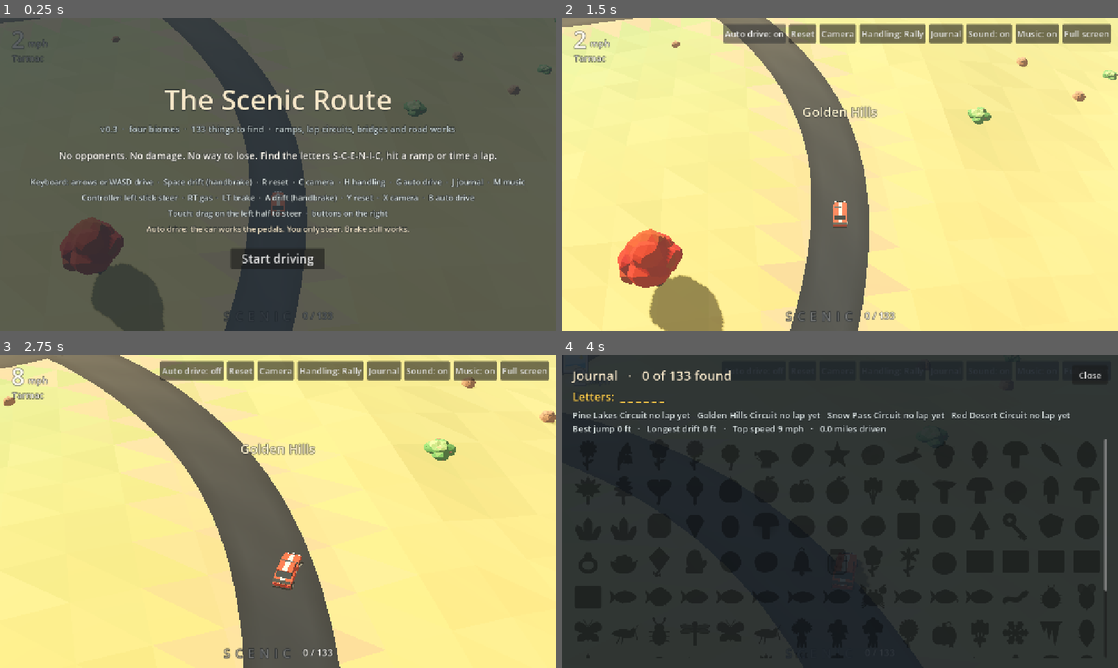
Above: before the commit, frames 1-4 (two rows, left to right).
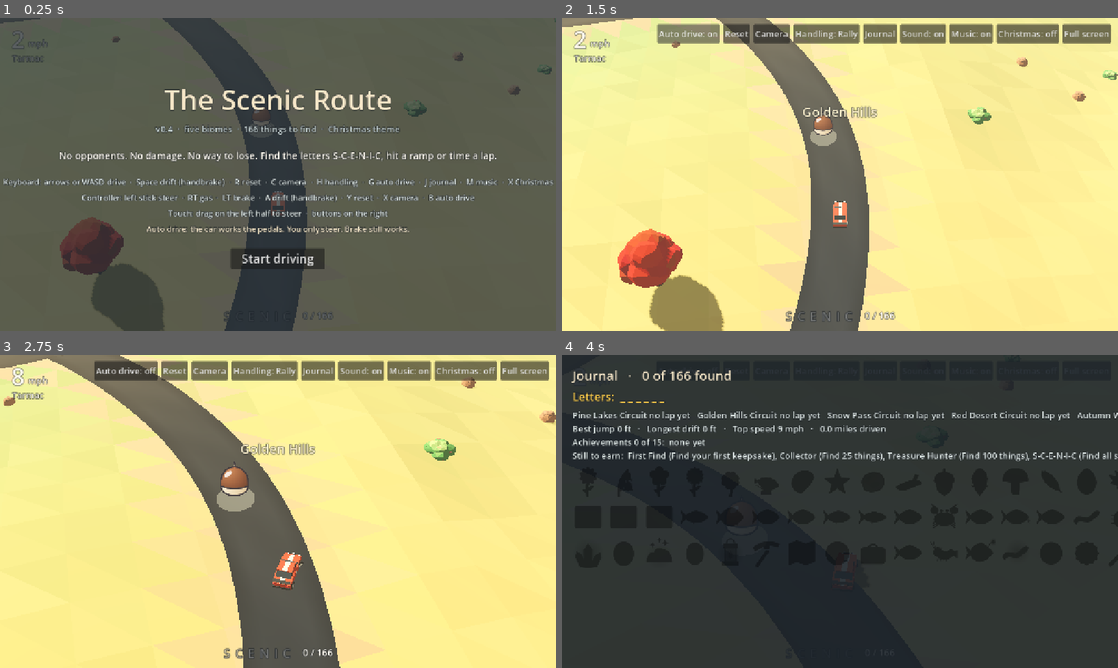
Above: after the commit, the same moments.

Repository: bclark10121-cloud/the-scenic-route
Game: Godot game, scene res://main.tscn
The game is run twice, just before and just after one commit, with the same random seed, the same clock (stepped at 60 frames per second) and the same inputs.
Inputs (mouse positions are in pixels of both pictures, inside the frame that each line leads up to):
- Up to frame 1 (0.25 s): no input
- Up to frame 2 (1.5 s): click "Start driving" at 0.5 s; click "Auto drive: off" at 1.25 s
- Up to frame 3 (2.75 s): tap Enter (start) at 2 s; move the mouse to (400, 495) at 2.02 s; hold D (steer_right) from 2.03 s (still down); hold G (auto) from 2.03 s (still down); click (400, 495) at 2.17 s; tap C (cam) at 2.3 s
- Up to frame 4 (4 s): release D (steer_right) at 2.75 s; release G (auto) at 2.75 s; drag from (728, 527) to (812, 574) at 2.77 s; move the mouse to (895, 442) at 3.52 s; hold D (steer_right) from 3.53 s (still down); hold Space (hand) from 3.53 s (still down); tap J (journal) at 3.8 s

The runs differ from the first frame. In frame 1, 1.8% of the frame differs, in the area x 0-100%, y 29-96%; in frame 2, 2.2%; in frame 3, 2.6%, in the area x 17-90%, y 1-97%; in frame 4, 2.0%.

Commit message:
v0.4.0: Autumn Woods, broken bridges, achievements, Christmas theme
Fifth biome with 33 more finds (166), a Patch.gg song and a lap circuit.
Four broken bridges to jump, 15 achievements and a Christmas theme toggle.
Backlog gains Brian's car requests and a list of ideas to choose from.

Co-Authored-By: Claude Fable 5.2 <noreply@anthropic.com>
Claude-Session: https://claude.ai/code/session_0117TTYBK9WeMkHugLJnrb6q

Diff:
--- a/data/finds.json
+++ b/data/finds.json
@@ -540,6 +540,171 @@
 "id": "shrimp",
 "name": "Glass Shrimp",
 "biome": 3
+},
+{
+"id": "lanternfish",
+"name": "Lantern Fish",
+"biome": 4
+},
+{
+"id": "ghosteel",
+"name": "Ghost Eel",
+"biome": 4
+},
+{
+"id": "p_button",
+"name": "Lost Button",
+"biome": 4
+},
+{
+"id": "p_cap",
+"name": "Bottle Cap",
+"biome": 4
+},
+{
+"id": "p_stick",
+"name": "Perfect Stick",
+"biome": 4
+},
+{
+"id": "p_toy",
+"name": "Squeaky Toy",
+"biome": 4
+},
+{
+"id": "p_paw",
+"name": "Paw Print Stone",
+"biome": 4
+},
+{
+"id": "w_rabbit",
+"name": "Meadow Rabbit",
+"biome": 4
+},
+{
+"id": "w_squirrel",
+"name": "Red Squirrel",
+"biome": 4
+},
+{
+"id": "w_frog",
+"name": "Pond Frog",
+"biome": 4
+},
+{
+"id": "w_heron",
+"name": "Grey Heron",
+"biome": 4
+},
+{
+"id": "w_gull",
+"name": "Sea Gull",
+"biome": 4
+},
+{
+"id": "w_deer",
+"name": "Autumn Deer",
+"biome": 4
+},
+{
+"id": "w_fox",
+"name": "Russet Fox",
+"biome": 4
+},
+{
+"id": "w_owl",
+"name": "Wood Owl",
+"biome": 4
+},
+{
+"id": "w_hare",
+"name": "Snow Hare",
+"biome": 4
+},
+{
+"id": "w_ibex",
+"name": "Mountain Ibex",
+"biome": 4
+},
+{
+"id": "w_lizard",
+"name": "Sun Lizard",
+"biome": 4
+},
+{
+"id": "w_runner",
+"name": "Roadrunner",
+"biome": 4
+},
+{
+"id": "w_bat",
+"name": "Cave Bat",
+"biome": 4
+},
+{
+"id": "w_sala",
+"name": "Glow Salamander",
+"biome": 4
+},
+{
+"id": "p_leaf",
+"name": "Autumn Leaves",
+"biome": 4
+},
+{
+"id": "p_mushroom",
+"name": "Mushroom Patch",
+"biome": 4
+},
+{
+"id": "p_pumpkin",
+"name": "Pumpkin Lantern",
+"biome": 4
+},
+{
+"id": "p_apple",
+"name": "Red Apple",
+"biome": 4
+},
+{
+"id": "p_feather",
+"name": "Grey Feather",
+"biome": 4
+},
+{
+"id": "p_lantern",
+"name": "Pole Lantern",
+"biome": 4
+},
+{
+"id": "p_basket",
+"name": "Harvest Basket",
+"biome": 4
+},
+{
+"id": "p_owl",
+"name": "Barn Owl",
+"biome": 4
+},
+{
+"id": "p_fox",
+"name": "Fox",
+"biome": 4
+},
+{
+"id": "p_hedgehog",
+"name": "Hedgehog",
+"biome": 4
+},
+{
+"id": "p_corn",
+"name": "Corn Stalks",
+"biome": 4
+},
+{
+"id": "p_campfire",
+"name": "Campfire",
+"biome": 4
 }
 ]
 }
--- a/project.godot
+++ b/project.godot
@@ -3,7 +3,7 @@
 
 [application]
 config/name="The Scenic Route"
-config/version="0.3.0"
+config/version="0.4.0"
 run/main_scene="res://main.tscn"
 config/features=PackedStringArray("4.6", "GL Compatibility")
 config/icon="res://icon.png"
--- a/scripts/car.gd
+++ b/scripts/car.gd
@@ -107,6 +107,27 @@
 	skid.volume_db = -60.0
 	add_child(skid)
 
+var _hat: Node3D
+
+## A Santa hat on the roof for the Christmas theme.
+func set_hat(on: bool) -> void:
+	if _hat == null and on:
+		_hat = Node3D.new()
+		_hat.position = Vector3(0, 1.36, -0.2)
+		for part in [[0.46, 0.5, 0.16, Color("f6f3ee"), 0.08, 0.0], [0.05, 0.42, 0.7, Color("d42a2a"), 0.5, 0.0], [0.14, 0.14, 0.24, Color("f6f3ee"), 0.92, 0.0]]:
+			var mi := MeshInstance3D.new()
+			var cm := CylinderMesh.new()
+			cm.top_radius = part[0]; cm.bottom_radius = part[1]; cm.height = part[2]; cm.radial_segments = 10; cm.rings = 1
+			mi.mesh = cm
+			var m := StandardMaterial3D.new()
+			m.albedo_color = part[3]
+			mi.material_override = m
+			mi.position.y = part[4]
+			_hat.add_child(mi)
+		shell.add_child(_hat)
+	if _hat != null:
+		_hat.visible = on
+
 func start_sound() -> void:
 	if not engine.playing:
 		engine.play()
--- a/scripts/hud.gd
+++ b/scripts/hud.gd
@@ -9,6 +9,7 @@
 signal sound_pressed
 signal auto_pressed
 signal music_pressed
+signal xmas_pressed
 signal journal_pressed
 
 var touch_on := false      # set once a finger touches the screen
@@ -25,6 +26,7 @@
 var _sound_btn: Button
 var _auto_btn: Button
 var _music_btn: Button
+var _xmas_btn: Button
 var _finds: Label
 var _letters: Array[Label] = []
 var _msg: Label
@@ -69,6 +71,7 @@
 	_btn("Journal", func(): journal_pressed.emit())
 	_sound_btn = _btn("Sound: on", func(): sound_pressed.emit())
 	_music_btn = _btn("Music: on", func(): music_pressed.emit())
+	_xmas_btn = _btn("Christmas: off", func(): xmas_pressed.emit())
 	_full_btn = _btn("Full screen", _toggle_full)
 	_bar.visible = false
 
@@ -117,11 +120,11 @@
 	box.alignment = BoxContainer.ALIGNMENT_CENTER
 	box.add_theme_constant_override("separation", 10)
 	box.add_child(_centered("The Scenic Route", 64, Color("f6e7c8")))
-	box.add_child(_centered("v0.3  ·  four biomes  ·  133 things to find  ·  ramps, lap circuits, bridges and road works", 20, Color("c9d6d6")))
+	box.add_child(_centered("v0.4  ·  five biomes  ·  166 things to find  ·  Christmas theme", 20, Color("c9d6d6")))
 	box.add_child(_centered(" ", 8, Color.WHITE))
 	box.add_child(_centered("No opponents. No damage. No way to lose. Find the letters S-C-E-N-I-C, hit a ramp or time a lap.", 22, Color("fffaf0")))
 	box.add_child(_centered(" ", 8, Color.WHITE))
-	box.add_child(_centered("Keyboard: arrows or WASD drive  ·  Space drift (handbrake)  ·  R reset  ·  C camera  ·  H handling  ·  G auto drive  ·  J journal  ·  M music", 18, Color("dfe8e6")))
+	box.add_child(_centered("Keyboard: arrows or WASD drive  ·  Space drift (handbrake)  ·  R reset  ·  C camera  ·  H handling  ·  G auto drive  ·  J journal  ·  M music  ·  X Christmas", 18, Color("dfe8e6")))
 	box.add_child(_centered("Controller: left stick steer  ·  RT gas  ·  LT brake  ·  A drift (handbrake)  ·  Y reset  ·  X camera  ·  B auto drive", 18, Color("dfe8e6")))
 	box.add_child(_centered("Touch: drag on the left half to steer  ·  buttons on the right", 18, Color("dfe8e6")))
 	box.add_child(_centered("Auto drive: the car works the pedals. You only steer. Brake still works.", 18, Color("f6e7c8")))
@@ -177,6 +180,9 @@
 func set_lap(text: String) -> void:
 	if _lap.text != text:
 		_lap.text = text
+
+func set_xmas(on: bool) -> void:
+	_xmas_btn.text = "Christmas: on" if on else "Christmas: off"
 
 func set_music(on: bool) -> void:
 	_music_btn.text = "Music: on" if on else "Music: off"
--- a/scripts/main.gd
+++ b/scripts/main.gd
@@ -25,8 +25,10 @@
 		"bg": Color("e4edf5"), "fog": Color("e6eef4"), "amb": Color("c6d2e2"), "road": Car.SNOW, "off": Car.DEEP_SNOW, "rc": [Color("aab6c4"), Color("98a6b6")]},
 	{"name": "Red Desert", "music": "desert", "g1": Color("e2a66a"), "g2": Color("ecb97a"), "dry": Color("d9925c"), "shoulder": Color("cf9a66"),
 		"bg": Color("f7dcb4"), "fog": Color("f3dcbd"), "amb": Color("e0c8aa"), "road": Car.GRAVEL, "off": Car.SAND, "rc": [Color("b9794a"), Color("a2673d")]},
+	{"name": "Autumn Woods", "music": "autumn", "g1": Color("b9853c"), "g2": Color("cb9c48"), "dry": Color("a6713a"), "shoulder": Color("9a7652"),
+		"bg": Color("f0d9b8"), "fog": Color("ecd6b6"), "amb": Color("d8c0a0"), "road": Car.GRAVEL, "off": Car.GRASS, "rc": [Color("d2b083"), Color("b6946a")]},
 ]
-const BIOMES := 4
+const BIOMES := 5
 
 var H := PackedFloat32Array()   # heights, (N+1) x (N+1)
 var C := PackedColorArray()     # ground colour at each height point
@@ -36,7 +38,20 @@
 var reach := PackedByteArray()  # coarse grid of ground the car can get to
 var finds: Array = []
 var found_ids := {}
-var biome_spot := [[0, 0], [0, 0], [0, 0], [0, 0]]
+var biome_spot := [[0, 0], [0, 0], [0, 0], [0, 0], [0, 0]]
+const ACH := [
+	["first", "First Find", "Find your first keepsake"], ["finds25", "Collector", "Find 25 things"], ["finds100", "Treasure Hunter", "Find 100 things"],
+	["letters", "S-C-E-N-I-C", "Find all six letters"], ["tour", "Grand Tour", "Visit every biome"], ["jump30", "Air Time", "Jump 30 feet"],
+	["jump60", "Flying Machine", "Jump 60 feet"], ["bridge", "Mind the Gap", "Jump a broken bridge"], ["drift150", "Sideways", "Drift 150 feet"],
+	["lap", "Lap One", "Finish a lap on any circuit"], ["laps", "Circuit Master", "Set a lap on every circuit"], ["speed60", "Mile a Minute", "Reach 60 mph"],
+	["miles5", "Road Tripper", "Drive 5 miles"], ["swim", "Wrong Turn", "Drive into a lake"], ["xmas", "Festive", "Turn on the Christmas theme"],
+]
+var ach := {}               # achievement id -> true
+var seen_biomes := {}
+var gap_jumps: Array = []   # broken bridges: the middle of each gap
+var xmas := false          # Christmas theme: snowfall, a hat on the car, red and green glows
+var snowfall: CPUParticles3D
+var glow_mats: Array = []
 var tracks: Array = []      # one lap circuit per biome: {"road", "biome", "name"}
 var best_laps := {}         # biome index as text -> seconds
 var lap_track := -1         # the circuit being timed, or -1
@@ -142,6 +157,7 @@
 	hud.sound_pressed.connect(_toggle_sound)
 	hud.auto_pressed.connect(toggle_auto)
 	hud.music_pressed.connect(toggle_music)
+	hud.xmas_pressed.connect(toggle_xmas)
 	hud.journal_pressed.connect(func(): hud.toggle_journal(finds, records_text()))
 	if _cfg.has("preset"):
 		car.preset = clampi(int(_cfg.preset), 0, Car.PRESETS.size() - 1)
@@ -154,6 +170,10 @@
 	if saved_laps is Dictionary:
 		for k in saved_laps:
 			best_laps[str(k)] = float(saved_laps[k])
+	for id in _cfg.get("ach", []):
+		ach[str(id)] = true
+	for id in _cfg.get("biomes", []):
+		seen_biomes[str(id)] = true
 	best_jump = float(_cfg.get("best_jump", 0.0))
 	best_drift = float(_cfg.get("best_drift", 0.0))
 	top_speed = float(_cfg.get("top_speed", 0.0))
@@ -166,6 +186,8 @@
 	hud.set_preset(Car.PRESETS[car.preset].name)
 	hud.set_auto(auto_drive)
 	hud.set_music(music_on)
+	xmas = bool(_cfg.get("xmas", false))
+	_apply_xmas()
 	hud.set_sound(car.sound_on)
 	_spawn()
 	_show_finds()
@@ -208,6 +230,8 @@
 	_key("start", [KEY_ENTER, KEY_SPACE], [JOY_BUTTON_A, JOY_BUTTON_START])
 	_key("journal", [KEY_J, KEY_TAB], [JOY_BUTTON_START])
 	_key("music", [KEY_M], [])
+	_key("xmas", [KEY_X], [])
+	_key("go_b5", [KEY_MINUS])
 	_key("go1", [KEY_1]); _key("go2", [KEY_2]); _key("go3", [KEY_3]); _key("go4", [KEY_4])
 	_key("go9", [KEY_9]); _key("go0", [KEY_0])
 	_key("go5", [KEY_5]); _key("go6", [KEY_6]); _key("go7", [KEY_7]); _key("go8", [KEY_8])
@@ -306,6 +330,11 @@
 		toggle_auto()
 	elif e.is_action_pressed("journal"):
 		hud.toggle_journal(finds, records_text())
+	elif e.is_action_pressed("xmas"):
+		toggle_xmas()
+	elif e.is_action_pressed("go_b5"):   # test key: to the fifth biome
+		resets += 1
+		_place_on_road(biome_spot[4][0], biome_spot[4][1])
 	elif e.is_action_pressed("music"):
 		toggle_music()
 	else:
@@ -319,7 +348,7 @@
 		elif e.is_action_pressed("go0") and not works.is_empty():   # test key 0: to the first road works
 			resets += 1
 			_place_on_road(works[0][0], maxi(works[0][1] - 14, 0))
-		for b in BIOMES:   # test keys 1 to 4: jump to a road in each biome
+		for b in 4:   # test keys 1 to 4: jump to a road in each biome
 			if e.is_action_pressed("go%d" % (b + 1)):
 				resets += 1
 				_place_on_road(biome_spot[b][0], biome_spot[b][1])
@@ -331,12 +360,13 @@
 # ---------- biomes ----------
 
 ## How much of each biome a spot is: x Pine Lakes, y Golden Hills, z Snow Pass, w Red Desert. They add up to 1.
-func biome_w(x: float, z: float) -> Vector4:
+func biome_w(x: float, z: float) -> PackedFloat32Array:
 	var n := noise2.get_noise_2d(x * 0.25 + 700.0, z * 0.25 - 300.0) * 70.0
 	var ws := smoothstep(-150.0, -270.0, z + n)
 	var wd := smoothstep(400.0, 520.0, z + n)
-	var wp := (1.0 - ws - wd) * smoothstep(70.0, -70.0, x + n * 0.8)
-	return Vector4(wp, 1.0 - ws - wd - wp, ws, wd)
+	var wa := (1.0 - ws - wd) * smoothstep(380.0, 500.0, x - n * 0.8)   # autumn woods in the east
+	var wp := (1.0 - ws - wd - wa) * smoothstep(70.0, -70.0, x + n * 0.8)
+	return PackedFloat32Array([wp, 1.0 - ws - wd - wa - wp, ws, wd, wa])
 
 func biome_at(x: float, z: float) -> int:
 	var w := biome_w(x, z)
@@ -350,7 +380,7 @@
 	var w := biome_w(x, z)
 	var n := noise.get_noise_2d(x, z)
 	var d := noise2.get_noise_2d(x, z)
-	var h := w.x * (n * 11.0 - 1.0 + d * 1.2) + w.y * (n * 15.0 + 4.0 + d * 1.8) + w.z * (n * 19.0 + 27.0 + d * 2.6) + w.w * (n * 8.0 + 7.0 + absf(d) * 7.0)
+	var h := w[4] * (n * 13.0 + 5.0 + d * 2.0) + w[0] * (n * 11.0 - 1.0 + d * 1.2) + w[1] * (n * 15.0 + 4.0 + d * 1.8) + w[2] * (n * 19.0 + 27.0 + d * 2.6) + w[3] * (n * 8.0 + 7.0 + absf(d) * 7.0)
 	var edge := maxf(absf(x), absf(z)) - (SIZE / 2.0 - 60.0)
 	if edge > 0.0:
 		h += edge * edge * 0.012   # hills ring the world
@@ -418,7 +448,7 @@
 	# a long bend out through the desert and back
 	_add_road(_catmull(PackedVector2Array([ctrl[3], Vector2(340, 570), Vector2(210, 700), Vector2(0, 745), Vector2(-220, 695), Vector2(-345, 570), ctrl[6]]), false), 3.8, false)
 	# a lap circuit in each biome, with a short link road to the nearest main road
-	var centres := [Vector2(-200, 170), Vector2(210, 190), Vector2(0, -660), Vector2(0, 600)]
+	var centres := [Vector2(-200, 170), Vector2(210, 190), Vector2(0, -660), Vector2(0, 600), Vector2(672, 80)]
 	for b in BIOMES:
 		var cc := PackedVector2Array()
 		for i in 10:
@@ -663,7 +693,7 @@
 		var p: PackedVector2Array = r.p
 		var n := p.size()
 		var hw: float = r.hw
-		var lift := 0.04 + 0.015 * ri if ri < 4 else (0.1 if ri < 8 else 0.115)
+		var lift := 0.04 + 0.015 * ri if ri < 4 else (0.1 if ri < 4 + BIOMES else 0.115)
 		var offs := [-1.0, -0.55, 0.0, 0.55, 1.0]
 		var st := SurfaceTool.new()
 		st.begin(Mesh.PRIMITIVE_TRIANGLES)
@@ -772,19 +802,19 @@
 		var solid := 0.0
 		var sc := Vector3.ONE
 		if roll < 0.06:
-			kind = ["rock", "rock_sand", "rock_ice", "rock_sand"][b]
+			kind = ["rock", "rock_sand", "rock_ice", "rock_sand", "rock"][b]
 			var rs := lerpf(0.8, 2.4, s)
 			sc = Vector3(rs * 1.3, rs, rs * 1.3)
 			solid = rs * 0.55
 			y -= 0.12 * rs
 		elif roll < 0.17:
-			if b >= 2 or wood < -0.25:
+			if b == 2 or b == 3 or wood < -0.25:
 				continue
 			kind = "bush"
 			var bs := lerpf(0.9, 1.7, s)
 			sc = Vector3(bs * 1.4, bs, bs * 1.4)
 		else:
-			var need: float = [-0.02, 0.3, 0.12, 0.2][b]
+			var need: float = [-0.02, 0.3, 0.12, 0.2, -0.12][b]
 			if not (wood > need or (rd < 18.0 and roll > 0.93)):
 				continue
 			if b == 0:
@@ -793,8 +823,10 @@
 				kind = "tree_autumn_gold" if pick < 0.5 else ("tree_leafy" if pick < 0.8 else "tree_autumn_red")
 			elif b == 2:
 				kind = "tree_pine_snow"
+			elif b == 3:
+				kind = "cactus"
 			else:
-				kind = "cactus"
+				kind = "tree_autumn_gold" if pick < 0.42 else ("tree_autumn_red" if pick < 0.84 else "tree_leafy")
 			var ts := lerpf(6.5, 10.5, s) if kind.begins_with("tree_pine") else (lerpf(3.2, 5.6, s) if kind == "cactus" else lerpf(5.5, 8.5, s))
 			sc = Vector3(ts, ts, ts)
 			solid = 0.38
@@ -966,6 +998,31 @@
 			cs.shape = shape
 			body.add_child(cs)
 			add_child(body)
+			if ramps.size() % 3 == 1:   # every third ramp is a broken bridge: a second ramp faces it across a gap
+				var far: Vector2 = start + tan * (l * 2.0 + 15.0)
+				if height_at(far.x, far.y) > WATER + 1.2 and _clear_of_solids(far.x, far.y, 6.0):
+					var body2 := StaticBody3D.new()
+					body2.transform = Transform3D(Basis(Vector3.UP, atan2(tan.x, tan.y) + PI), Vector3(far.x, height_at(far.x, far.y) - 0.2, far.y))
+					var mi2 := MeshInstance3D.new()
+					mi2.mesh = mesh
+					mi2.material_override = mat
+					body2.add_child(mi2)
+					var cs2 := CollisionShape3D.new()
+					cs2.shape = shape
+					body2.add_child(cs2)
+					for sx in [-1.0, 1.0]:   # railings on both halves make it read as a bridge
+						for half in [body, body2]:
+							var rail := MeshInstance3D.new()
+							var rb := BoxMesh.new()
+							rb.size = Vector3(0.16, 0.16, l)
+							rail.mesh = rb
+							rail.material_override = mat
+							rail.position = Vector3(sx * w, h * 0.5 + 0.9, l * 0.5)
+							rail.rotation.x = -atan2(h, l)
+							half.add_child(rail)
+					add_child(body2)
+					var gm: Vector2 = start + tan * (l + 7.5)
+					gap_jumps.append(Vector3(gm.x, height_at(gm.x, gm.y), gm.y))
 			ramps.append(Vector3(c.x, height_at(c.x, c.y), c.y))
 			ramp_yaw.append(atan2(tan.x, tan.y))
 			var hk := Vector2i(floori(c.x / 8.0), floori(c.y / 8.0))
@@ -988,12 +1045,45 @@
 					add_child(cone)
 			i += 190
 
+func _award(id: String) -> void:
+	if ach.has(id) or bot != "":
+		return
+	ach[id] = true
+	for a in ACH:
+		if a[0] == id:
+			hud.message("Achievement: %s" % a[1])
+	if car.sound_on:
+		sfx.stream = load("res://audio/letter.wav")
+		sfx.play()
+	save_game()
+
+func _ach_check() -> void:
+	var n := _found_count()
+	seen_biomes[str(cur_biome)] = true
+	var checks := {"first": n >= 1, "finds25": n >= 25, "finds100": n >= 100, "letters": not _letter_mask().has(false), "tour": seen_biomes.size() >= BIOMES,
+		"jump30": best_jump >= 30.0, "jump60": best_jump >= 60.0, "drift150": best_drift >= 150.0, "lap": best_laps.size() >= 1,
+		"laps": best_laps.size() >= tracks.size(), "speed60": top_speed >= 60.0, "miles5": odo >= 5.0, "xmas": xmas}
+	for id in checks:
+		if checks[id] and not ach.has(id):
+			_award(id)
+			return   # one at a time, so each gets its moment
+
+func ach_text() -> String:
+	var got := []
+	var left := []
+	for a in ACH:
+		if ach.has(a[0]):
+			got.append(a[1])
+		else:
+			left.append("%s (%s)" % [a[1], a[2]])
+	return "Achievements %d of %d:  %s\nStill to earn:  %s" % [got.size(), ACH.size(), ", ".join(got) if not got.is_empty() else "none yet", ", ".join(left) if not left.is_empty() else "none. All done!"]
+
 func records_text() -> String:
 	var laps := ""
 	for t in tracks:
 		var key := str(t.biome)
 		laps += "%s %s   " % [t.name, lap_text(best_laps[key]) if best_laps.has(key) else "no lap yet"]
-	return laps + "\nBest jump %d ft   ·   Longest drift %d ft   ·   Top speed %d mph   ·   %.1f miles driven" % [int(best_jump), int(best_drift), int(top_speed), odo]
+	return laps + "\nBest jump %d ft   ·   Longest drift %d ft   ·   Top speed %d mph   ·   %.1f miles driven" % [int(best_jump), int(best_drift), int(top_speed), odo] + "\n" + ach_text()
 
 ## Jumps, drifts, top speed and miles. Personal bests only: nothing to beat but yourself.
 func _records(dt: float, pos: Vector3) -> void:
@@ -1008,6 +1098,9 @@
 	elif car.grounded >= 2:
 		if _air_t > 0.45:
 			var ft := Vector2(pos.x - _jump_from.x, pos.z - _jump_from.z).length() * 3.281
+			for gj in gap_jumps:   # took off before a broken bridge and came down beyond it
+				if Vector2(gj.x - _jump_from.x, gj.z - _jump_from.z).length() < 16.0 and Vector2(gj.x - pos.x, gj.z - pos.z).length() < 22.0 and ft >= 40.0:
+					_award("bridge")
 			if ft >= 15.0:
 				if ft > best_jump:
 					best_jump = ft
@@ -1028,6 +1121,7 @@
 				save_game()
 			else:
 				hud.message("Drift %d ft" % int(dft))
+	_ach_check()
 	_save_t += dt
 	if _save_t > 45.0:
 		_save_t = 0.0
@@ -1130,6 +1224,47 @@
 				mi.position = Vector3(dq.x, height_at(dq.x, dq.y) + 0.1, dq.y)
 				add_child(mi)
 
+# ---------- Christmas theme ----------
+
+func toggle_xmas() -> void:
+	xmas = not xmas
+	_apply_xmas()
+	hud.message("Merry Christmas!" if xmas else "Christmas theme off")
+	save_game()
+
+## Snow falls everywhere, the car wears a hat and the glows under finds turn red and green.
+func _apply_xmas() -> void:
+	if hud != null:
+		hud.set_xmas(xmas)
+	if snowfall == null and cam != null:
+		snowfall = CPUParticles3D.new()
+		snowfall.amount = 420
+		snowfall.lifetime = 5.0
+		snowfall.local_coords = false
+		snowfall.emission_shape = CPUParticles3D.EMISSION_SHAPE_BOX
+		snowfall.emission_box_extents = Vector3(75, 1, 75)
+		snowfall.direction = Vector3(0.15, -1, 0.05)
+		snowfall.spread = 6.0
+		snowfall.gravity = Vector3.ZERO
+		snowfall.initial_velocity_min = 5.0
+		snowfall.initial_velocity_max = 7.0
+		var sm := SphereMesh.new()
+		sm.radius = 0.28; sm.height = 0.56; sm.radial_segments = 5; sm.rings = 2
+		snowfall.mesh = sm
+		var m := StandardMaterial3D.new()
+		m.shading_mode = BaseMaterial3D.SHADING_MODE_UNSHADED
+		m.albedo_color = Color(1, 1, 1, 0.9)
+		m.transparency = BaseMaterial3D.TRANSPARENCY_ALPHA
+		snowfall.material_override = m
+		add_child(snowfall)
+	if snowfall != null:
+		snowfall.emitting = xmas
+	if car != null:
+		car.set_hat(xmas)
+	if glow_mats.size() >= 2:
+		glow_mats[0].albedo_color = Color(0.2, 0.75, 0.3, 0.4) if xmas else Color(1.0, 0.97, 0.8, 0.28)
+		glow_mats[1].albedo_color = Color(0.9, 0.15, 0.15, 0.5) if xmas else Color(1.0, 0.8, 0.25, 0.42)
+
 # ---------- lap circuits ----------
 
 func lap_text(sec: float) -> String:
@@ -1335,6 +1470,8 @@
 		m.transparency = BaseMaterial3D.TRANSPARENCY_ALPHA
 		m.albedo_color = c
 		beam_mat[beam_mat.size()] = m
+		glow_mats.append(m)
+	_apply_xmas()
 	var gold := StandardMaterial3D.new()
 	gold.albedo_color = Color("ffcf4a")
 	gold.emission_enabled = true
@@ -1367,7 +1504,7 @@
 		else:
 			var sp := Sprite3D.new()
 			sp.texture = load("res://icons/%s.png" % fd.id)
-			sp.pixel_size = 0.042
+			sp.pixel_size = 4.0 / maxf(sp.texture.get_height(), 1.0)
 			sp.billboard = BaseMaterial3D.BILLBOARD_ENABLED
 			sp.shaded = false
 			sp.alpha_cut = SpriteBase3D.ALPHA_CUT_DISCARD
@@ -1431,7 +1568,7 @@
 		return
 	var f := FileAccess.open(SAVE, FileAccess.WRITE)
 	if f != null:
-		f.store_string(JSON.stringify({"v": 1, "found": found_ids.keys(), "preset": car.preset, "cam": cam_mode, "auto": auto_drive, "music": music_on, "sound": car.sound_on,
+		f.store_string(JSON.stringify({"v": 1, "found": found_ids.keys(), "preset": car.preset, "cam": cam_mode, "auto": auto_drive, "music": music_on, "sound": car.sound_on, "xmas": xmas, "ach": ach.keys(), "biomes": seen_biomes.keys(),
 			"laps": best_laps, "best_jump": best_jump, "best_drift": best_drift, "top_speed": top_speed, "odo": odo}))
 
 # ---------- car placing ----------
@@ -1513,6 +1650,7 @@
 		reset_car()   # a swim puts the car back on the road, no penalty
 		if bot == "":
 			hud.message("Back on the road")
+			_award("swim")
 	for fd in finds:
 		if not fd.found and absf(fd.pos.x - pos.x) < 4.5 and absf(fd.pos.z - pos.z) < 4.5 and absf(fd.pos.y - pos.y) < 6.0:
 			_collect(fd)
@@ -1538,6 +1676,8 @@
 	var pos := cam_at - f * cam_dist * cos(tilt) + Vector3.UP * cam_dist * sin(tilt)
 	pos.y = maxf(pos.y, height_at(pos.x, pos.z) + 2.5)
 	cam.global_position = pos
+	if snowfall != null and xmas:
+		snowfall.global_position = cam_at + Vector3(0, 26, 0)
 	cam.near = maxf(4.0, cam_dist * 0.3)   # a far-off near plane keeps roads from flickering on phones
 	cam.far = cam_dist * 8.0 + 300.0
 	cam.look_at(cam_at + Vector3.UP * 0.6)
@@ -1624,7 +1764,7 @@
 		_bt = 0.0
 
 func _reach_report(ms: int) -> void:
-	var per := [0, 0, 0, 0]
+	var per := [0, 0, 0, 0, 0]
 	var bad := 0
 	var on_road := 0
 	for fd in finds:
@@ -1644,7 +1784,7 @@
 	for r in roads:
 		for i in r.br.size():
 			bridge_m += 2 * int(r.br[i])
-	print("REACH finds %d, bad %d, on a road %d, by biome %s, trees %d, ramps %d, road works %d, bridge %d m, road %d m, built in %d ms" % [finds.size(), bad, on_road, str(per), tree_count, ramps.size(), works.size(), bridge_m, total, ms])
+	print("REACH broken bridges %d. " % gap_jumps.size() + "finds %d, bad %d, on a road %d, by biome %s, trees %d, ramps %d, road works %d, bridge %d m, road %d m, built in %d ms" % [finds.size(), bad, on_road, str(per), tree_count, ramps.size(), works.size(), bridge_m, total, ms])
 	print("REACH letters: " + ", ".join(letters))
 	get_tree().quit()
 
Not shown, added: audio/autumn.ogg.import
Binary file changed: docs/shot-gold.jpg
Not shown, changed: export_presets.cfg
Binary file added: icons/p_apple.png
Not shown, added: icons/p_apple.png.import
Binary file added: icons/p_basket.png
Not shown, added: icons/p_basket.png.import
Binary file added: icons/p_campfire.png
Not shown, added: icons/p_campfire.png.import
Binary file added: icons/p_corn.png
Not shown, added: icons/p_corn.png.import
Binary file added: icons/p_feather.png
(and 23 more such lines)
